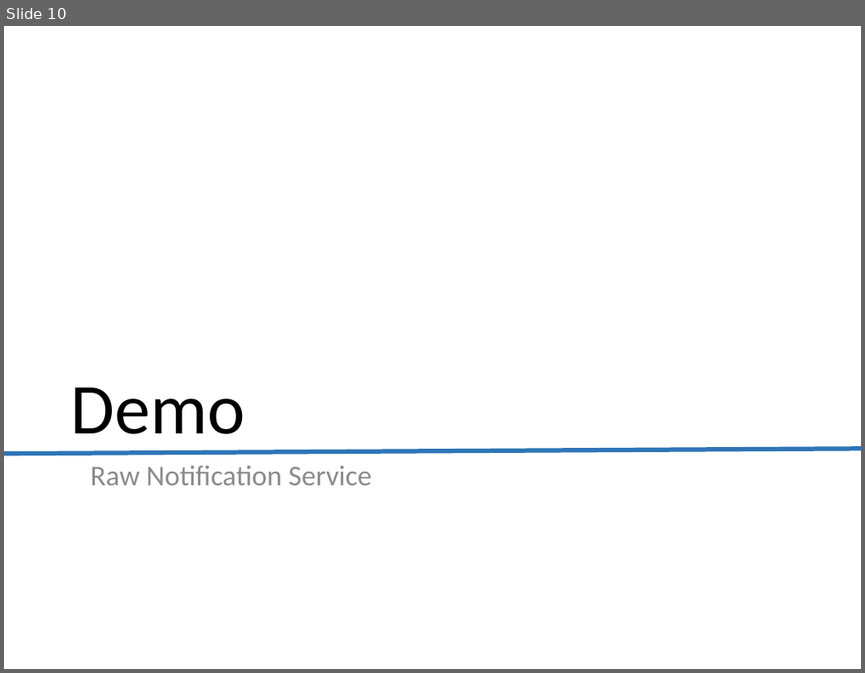
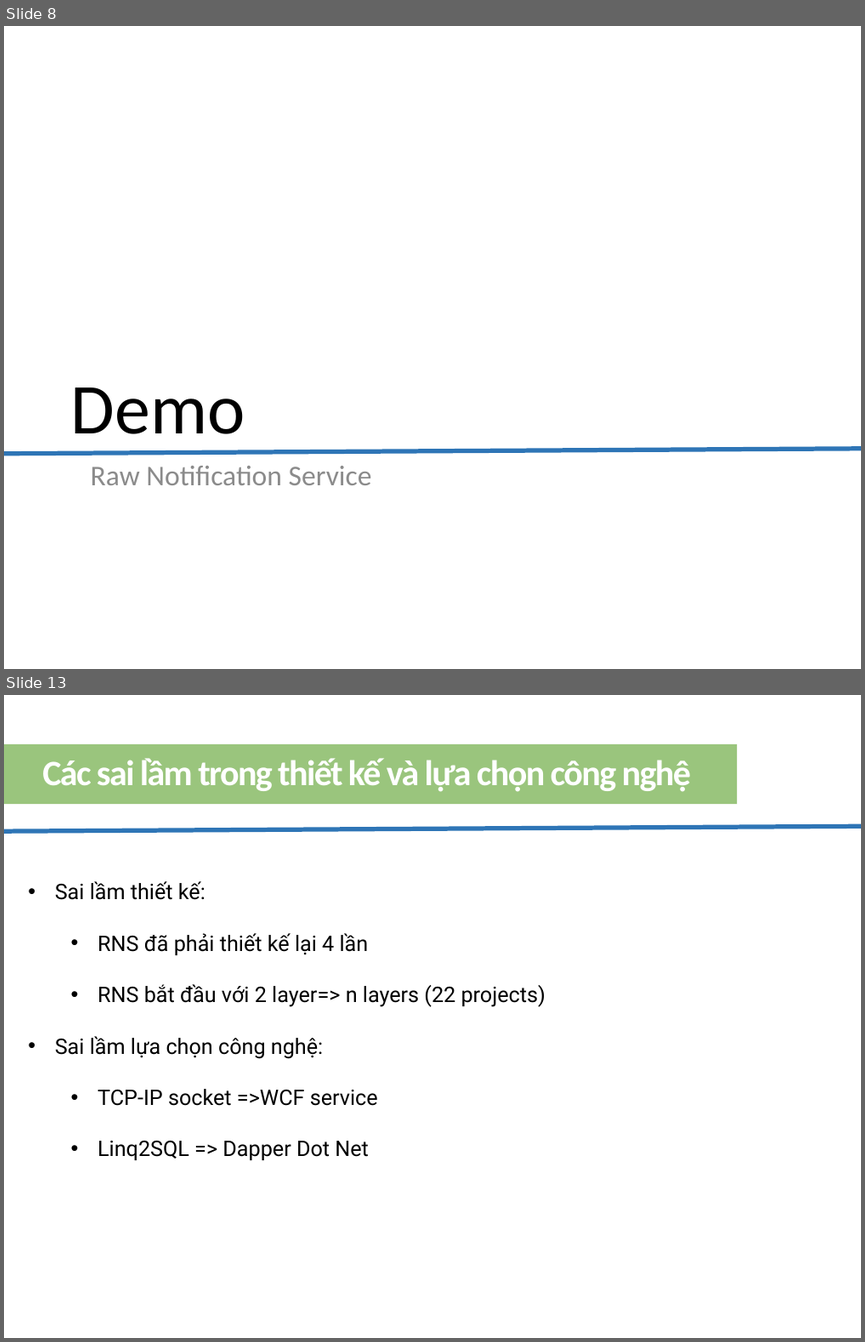
Before and after one commit to lekhasy/RawNotification, a slide deck: Working Individual/SyLK/Presentation.pptx. Shown one above the other, each under a label of ours: slide 10 before the commit, slides 8 and 13 after it; the slides between them are not shown. The pictures are 865x673 and 865x1342 pixels, drawn with LibreOffice and Linux fonts; fonts in the diff are those of the drawing. Boxes give left, top, right and bottom in pixels: in the first picture for what was removed or moved away, otherwise in the second. Text is boxed around its words. In the diff, an @@ line names an element or a change of style, - is before the commit and + after.

```diff
--- a/Working Individual/SyLK/Presentation.pptx
+++ b/Working Individual/SyLK/Presentation.pptx
@@ slide 13 added at (4,695,861,1338), background #FFFFFF @@
@@ rectangle added at (4,743,737,804), fill #70AD47 at 70% opacity, 30 pt, text #FFFFFF, bold @@
+Các sai lầm trong thiết kế và lựa chọn công nghệ
@@ line added from (4, 831) to (861, 826), #2E75B6 3.75 pt @@
@@ text added at (55,881,545,1160), 18 pt, text #000000 @@
+• Sai lầm thiết kế:
+  • RNS đã phải thiết kế lại 4 lần
+  • RNS bắt đầu với 2 layer=> n layers (22 projects)
+• Sai lầm lựa chọn công nghệ:
+  • TCP-IP socket =>WCF service
+  • Linq2SQL => Dapper Dot Net
@@ what was slide 10 is now slide 8 @@
```
Also in this commit, not shown: 6 slides changed, 4 other slides added, 5 slides removed, 3 other files.
